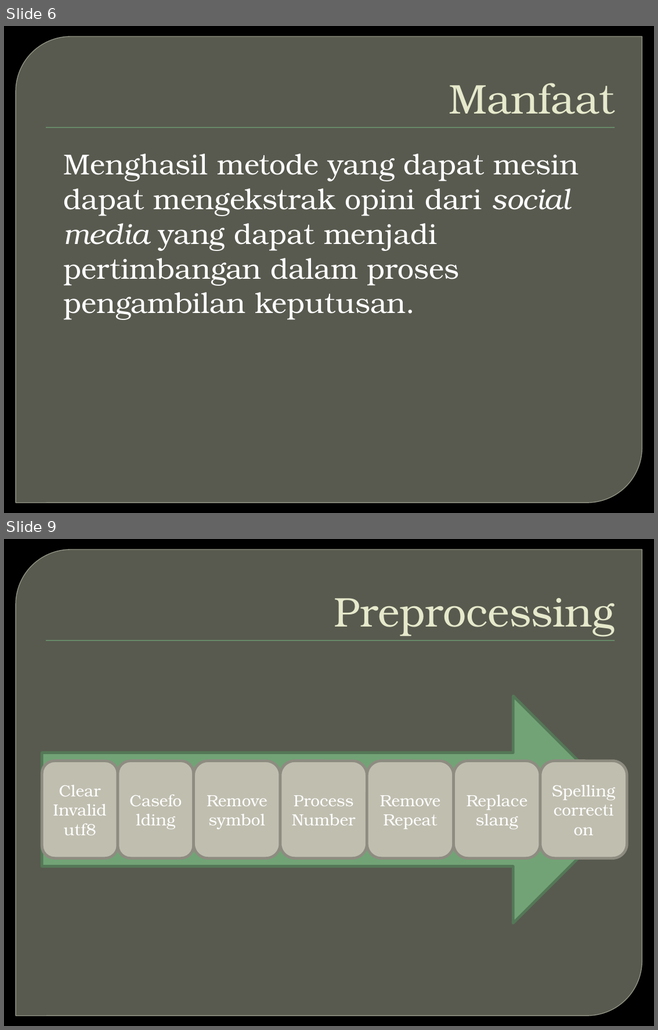
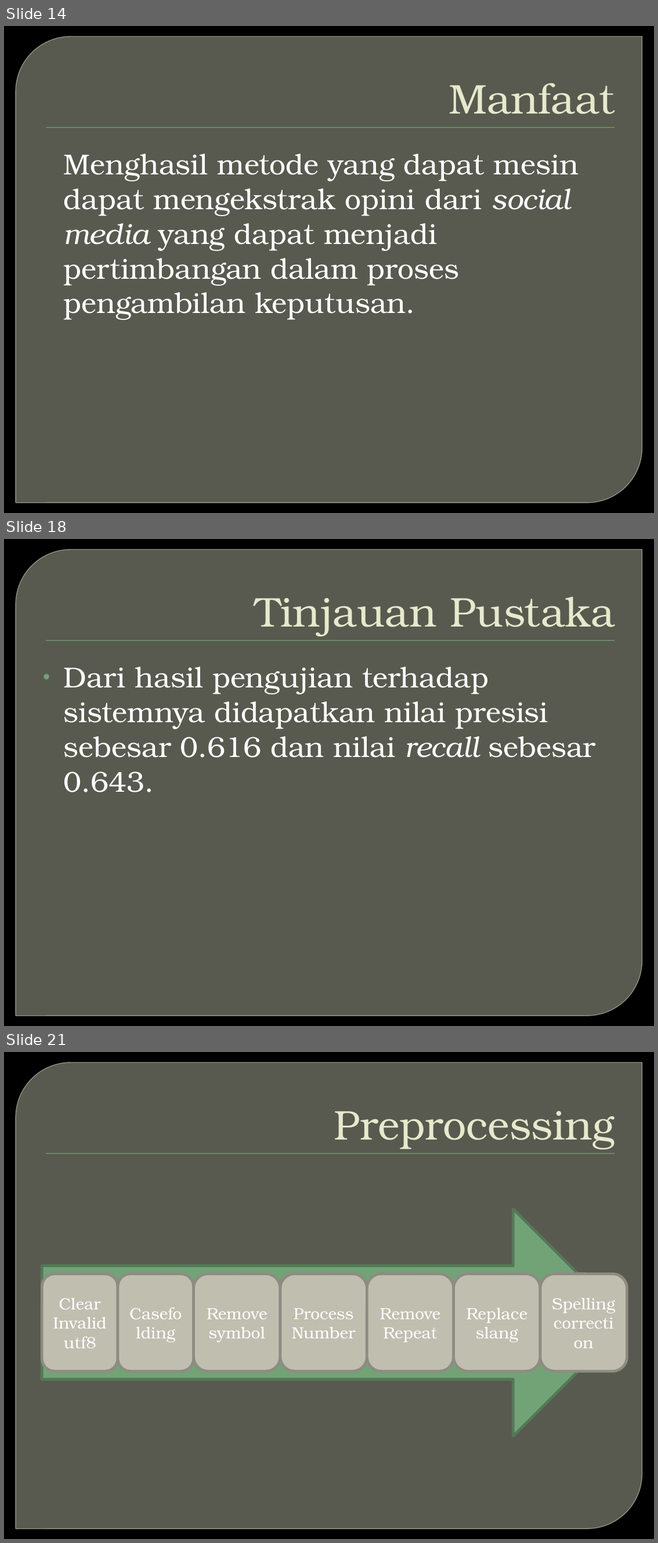
Before and after one commit to jankristanto/laporanthesis, a slide deck: OPINION MINING PADA TWITTER UNTUK BAHASA INDONESIA DENGAN.pptx. Shown one above the other, each under a label of ours: slides 6 and 9 before the commit, slides 14, 18 and 21 after it; the slides between them are not shown. The pictures are 658x1030 and 658x1543 pixels, drawn with LibreOffice and Linux fonts; fonts in the diff are those of the drawing; background and template pictures are left out. Boxes give left, top, right and bottom in pixels: in the first picture for what was removed or moved away, otherwise in the second. Text is boxed around its words. In the diff, an @@ line names an element or a change of style, - is before the commit and + after.

```diff
--- a/OPINION MINING PADA TWITTER UNTUK BAHASA INDONESIA DENGAN.pptx
+++ b/OPINION MINING PADA TWITTER UNTUK BAHASA INDONESIA DENGAN.pptx
@@ slide 18 added at bbox=[4, 539, 654, 1026], background picture (left out); not listed: 2 template elements that a slide beside it also shows @@
@@ title added at bbox=[255, 596, 614, 636], 46 pt, text #E7EACB @@
+Tinjauan Pustaka
@@ text added at bbox=[64, 667, 596, 792], 32 pt, text #FFFFFF @@
+• Dari hasil pengujian terhadap sistemnya didapatkan nilai presisi sebesar 0.616 dan nilai recall sebesar 0.643.
@@ what was slide 6 is now slide 14 @@
@@ what was slide 9 is now slide 21 @@
```
Also in this commit, not shown: 6 slides changed, 17 other slides added, 1 slide removed.
